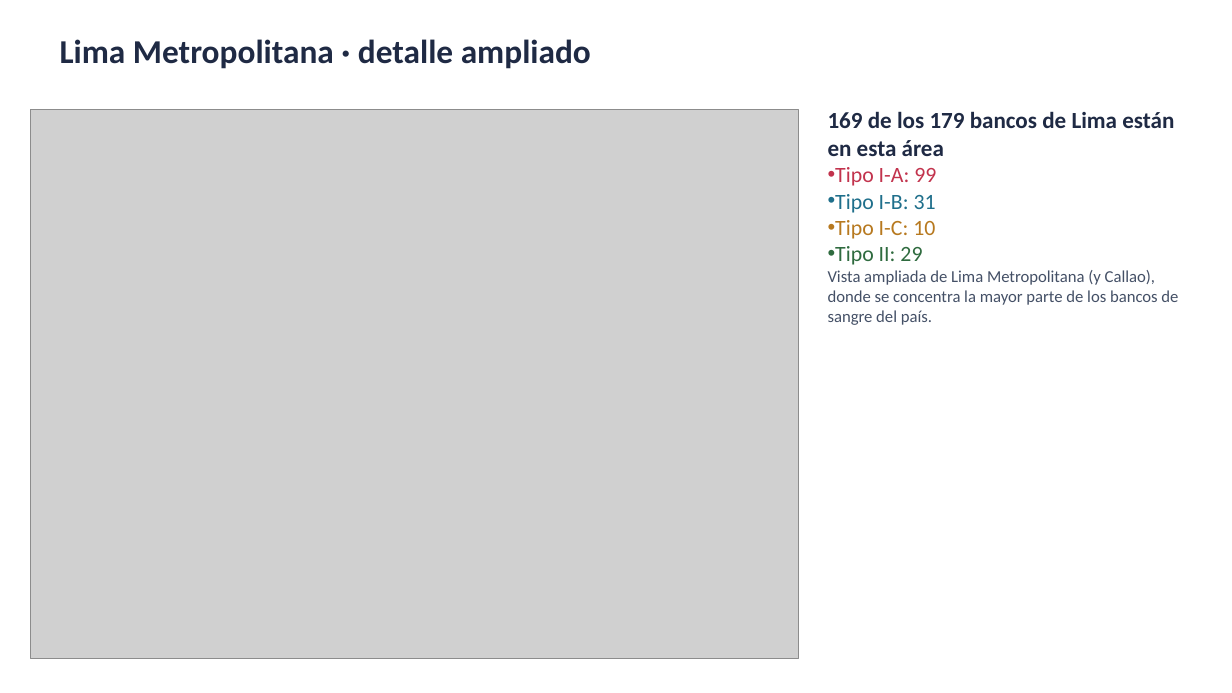
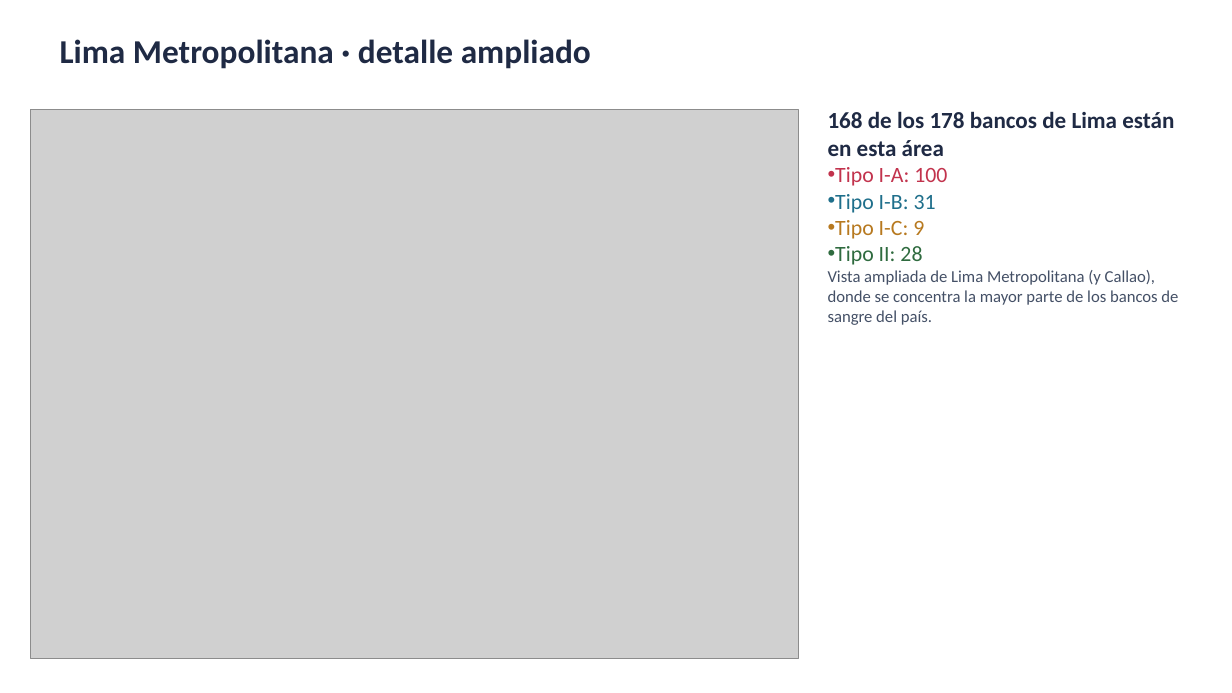
Before and after one commit to rojasarca-code/geolocalizacion-bancos-sangre-diban, a slide deck: slide 30 of datos/Bancos_de_sangre_por_region.pptx. Drawn at 1232x693 pixels with LibreOffice and Linux fonts; fonts in the diff are those of the drawing; grey boxes stand for pictures. Boxes give left, top, right and bottom in pixels: in the first picture for what was removed or moved away, otherwise in the second. Text is boxed around its words. In the diff, an @@ line names an element or a change of style, - is before the commit and + after.

```diff
--- a/datos/Bancos_de_sangre_por_region.pptx
+++ b/datos/Bancos_de_sangre_por_region.pptx
@@ text at (x1=828, y1=111, x2=1174, y2=186): text changed @@
-169 de los 179 bancos de Lima están en esta área
-• Tipo I-A: 99
+168 de los 178 bancos de Lima están en esta área
+• Tipo I-A: 100
@@ text at (x1=835, y1=220, x2=924, y2=265): text changed @@
-• Tipo I-C: 10
-• Tipo II: 29
+• Tipo I-C: 9
+• Tipo II: 28
```
Also in this commit, not shown: 18 other slides changed.
